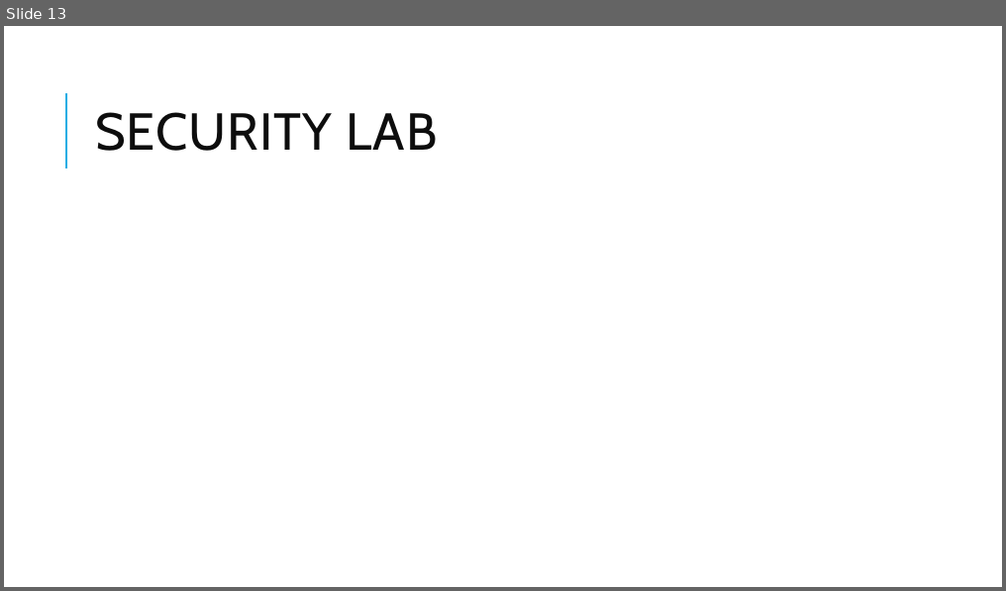
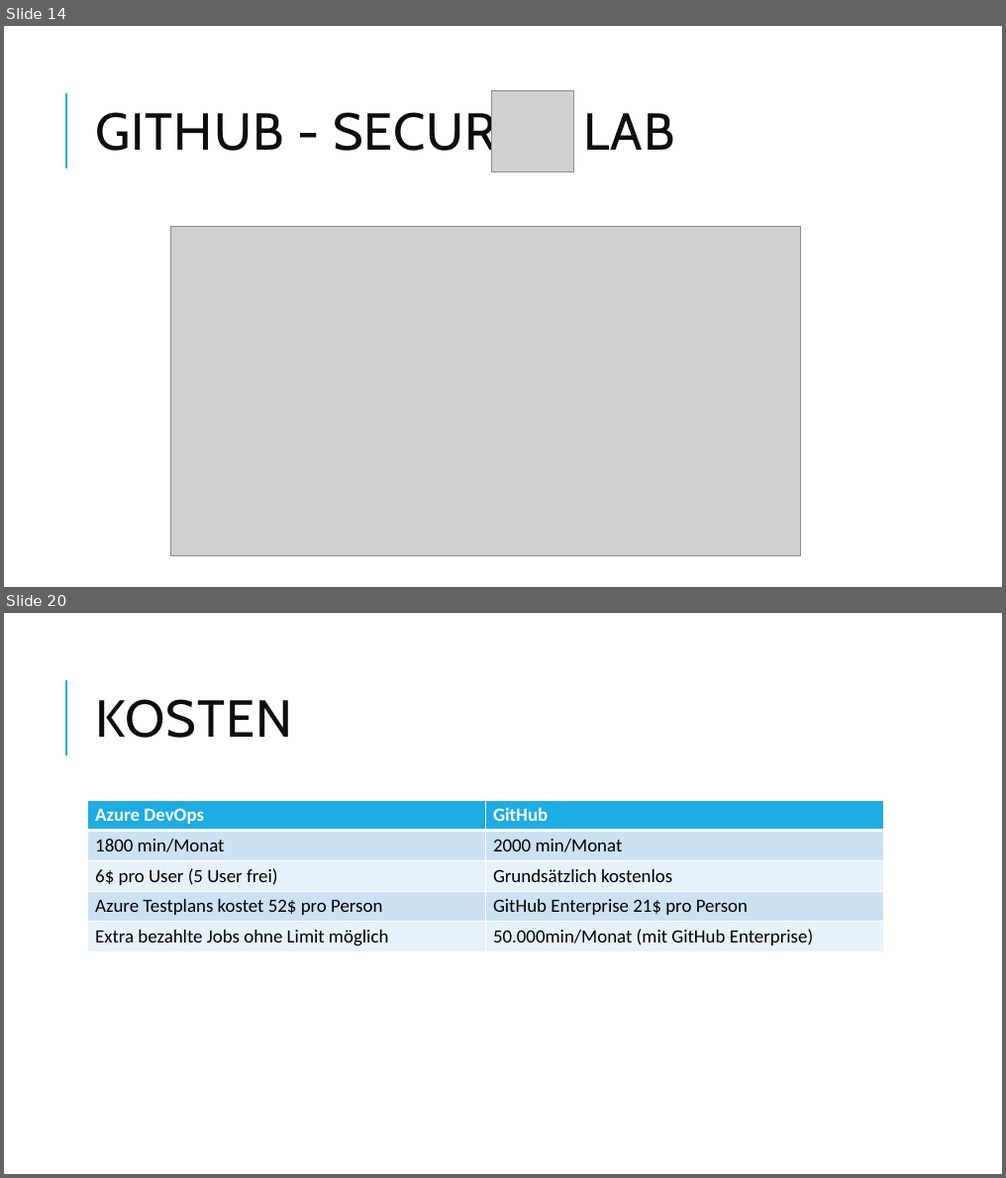
Before and after one commit to FlowBYRN/DevSecOps, a slide deck: DevSecOps-Präsentation.pptx. Shown one above the other, each under a label of ours: slide 13 before the commit, slides 14 and 20 after it; the slides between them are not shown. The pictures are 1006x591 and 1006x1178 pixels, drawn with LibreOffice and Linux fonts; fonts in the diff are those of the drawing; grey boxes stand for pictures. Boxes give left, top, right and bottom in pixels: in the first picture for what was removed or moved away, otherwise in the second. Text is boxed around its words. In the diff, an @@ line names an element or a change of style, - is before the commit and + after.

```diff
--- a/DevSecOps-Präsentation.pptx
+++ b/DevSecOps-Präsentation.pptx
@@ slide 20 added at [4, 613, 1002, 1174], background #FFFFFF; not listed: 1 template element that a slide beside it also shows @@
@@ title added at [95, 699, 292, 738], 50 pt, text #0D0D0D @@
+KOSTEN
@@ table added at [88, 800, 884, 953], 5 rows, 2 columns @@
+Azure DevOps | GitHub
+1800 min/Monat | 2000 min/Monat
+6$ pro User (5 User frei) | Grundsätzlich kostenlos
+Azure Testplans kostet 52$ pro Person | GitHub Enterprise 21$ pro Person
+Extra bezahlte Jobs ohne Limit möglich | 50.000min/Monat (mit GitHub Enterprise)
@@ what was slide 13 is now slide 14 @@
@@ slide 14 changed as well @@
@@ title at [95, 106, 674, 162]: text changed @@
-SECURITY LAB
+GITHUB - SECURITY LAB
@@ picture added at [492, 91, 574, 172] @@
@@ picture added at [170, 227, 801, 556] @@
```
Also in this commit, not shown: 8 other slides changed, 7 other slides added, 7 slides removed, 10 other files.
